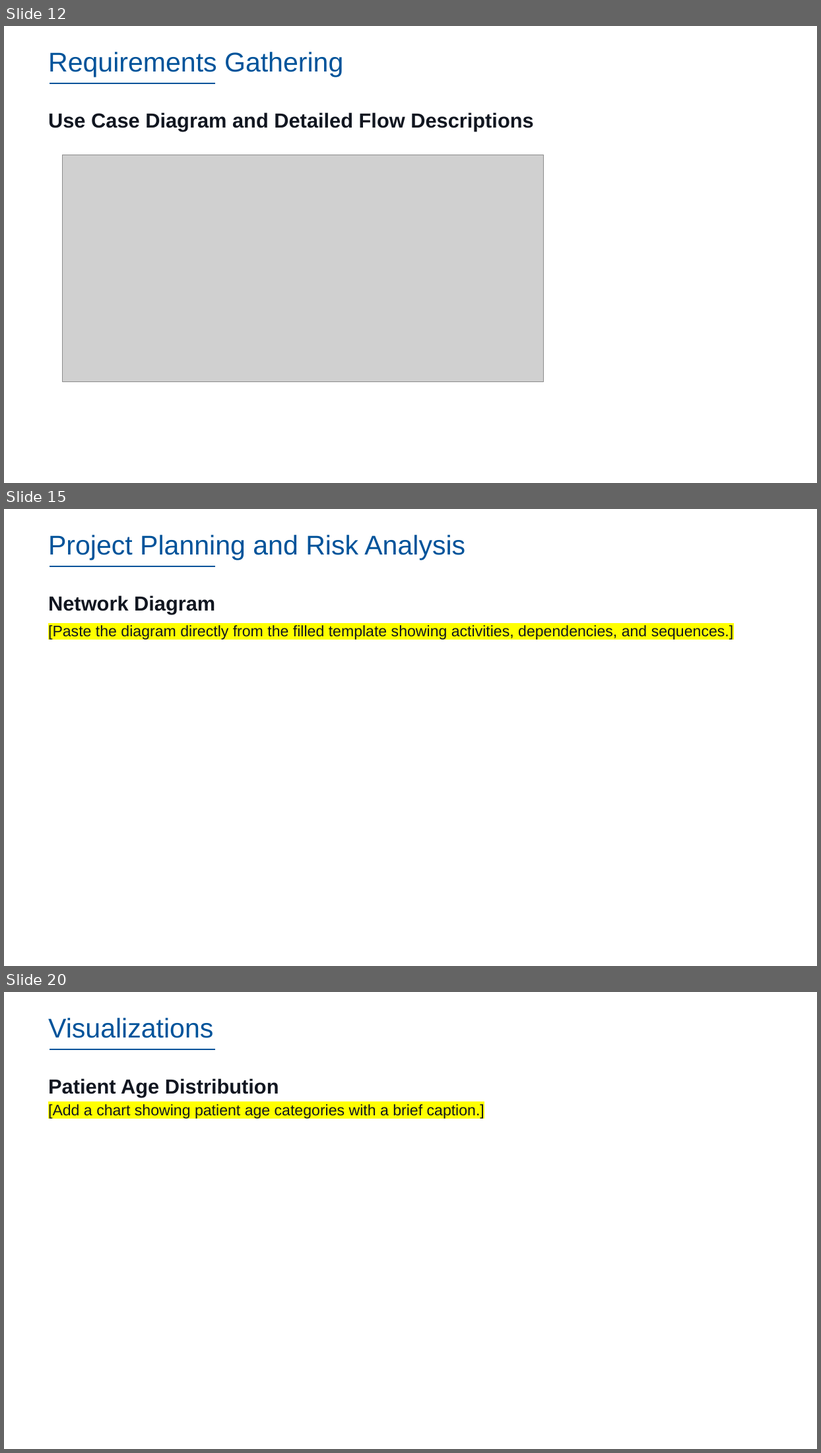
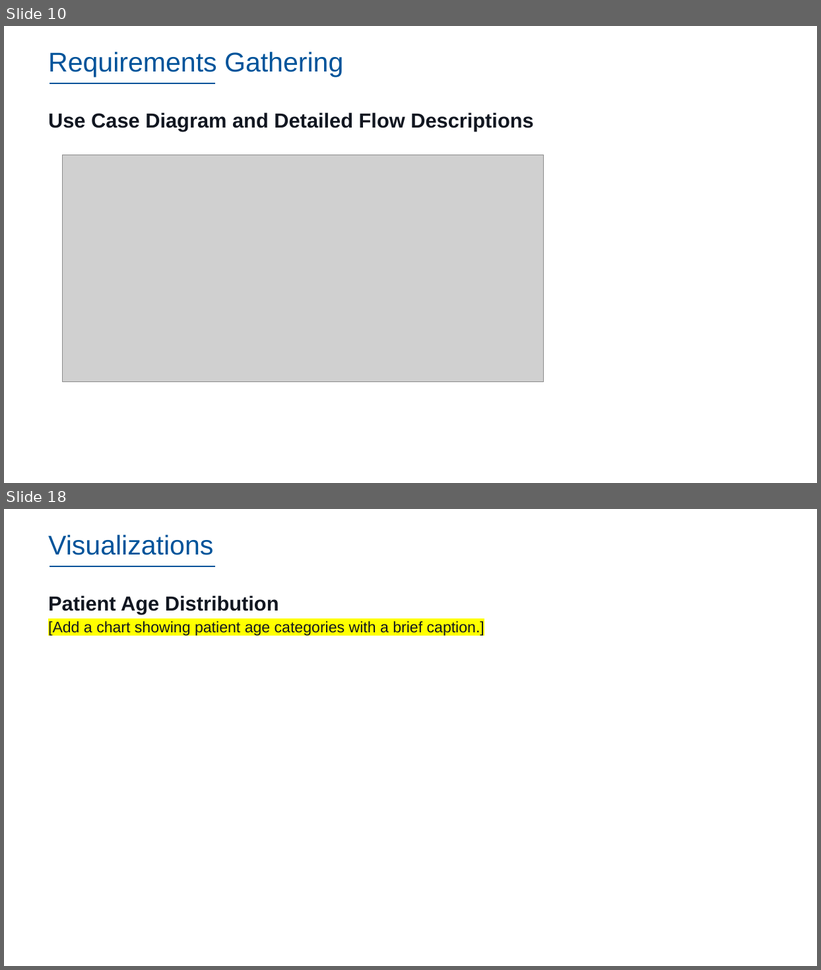
Before and after one commit to dennislamcv1/IBMSA, a slide deck: Systems Analyst Capstone Project/Final SubmissionDL.pptx. Shown one above the other, each under a label of ours: slides 12, 15 and 20 before the commit, slides 10 and 18 after it; the slides between them are not shown. The pictures are 821x1453 and 821x970 pixels, drawn with LibreOffice and Linux fonts; fonts in the diff are those of the drawing; grey boxes stand for pictures; background and template pictures are left out. Boxes give left, top, right and bottom in pixels: in the first picture for what was removed or moved away, otherwise in the second. Text is boxed around its words. In the diff, an @@ line names an element or a change of style, - is before the commit and + after.

```diff
--- a/Systems Analyst Capstone Project/Final SubmissionDL.pptx
+++ b/Systems Analyst Capstone Project/Final SubmissionDL.pptx
@@ slide 15 removed at (4,509,817,966), background #FFFFFF; not listed: 1 template element that a slide beside it also shows @@
@@ title removed at (48,535,465,560) @@
-Project Planning and Risk Analysis
@@ text removed at (48,595,733,640) @@
-Network Diagram
-[Paste the diagram directly from the filled template showing activities, dependencies, and sequences.]
@@ what was slide 12 is now slide 10 @@
@@ what was slide 20 is now slide 18 @@
```
Also in this commit, not shown: 8 slides changed, 2 slides added, 1 other slide removed, 16 other files.
